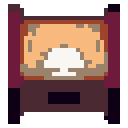
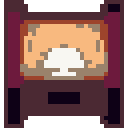
The second (128, 128) image is a revision of the first. Changes to its layers:
added layer "Ebene" over [4, 0, 124, 128]
